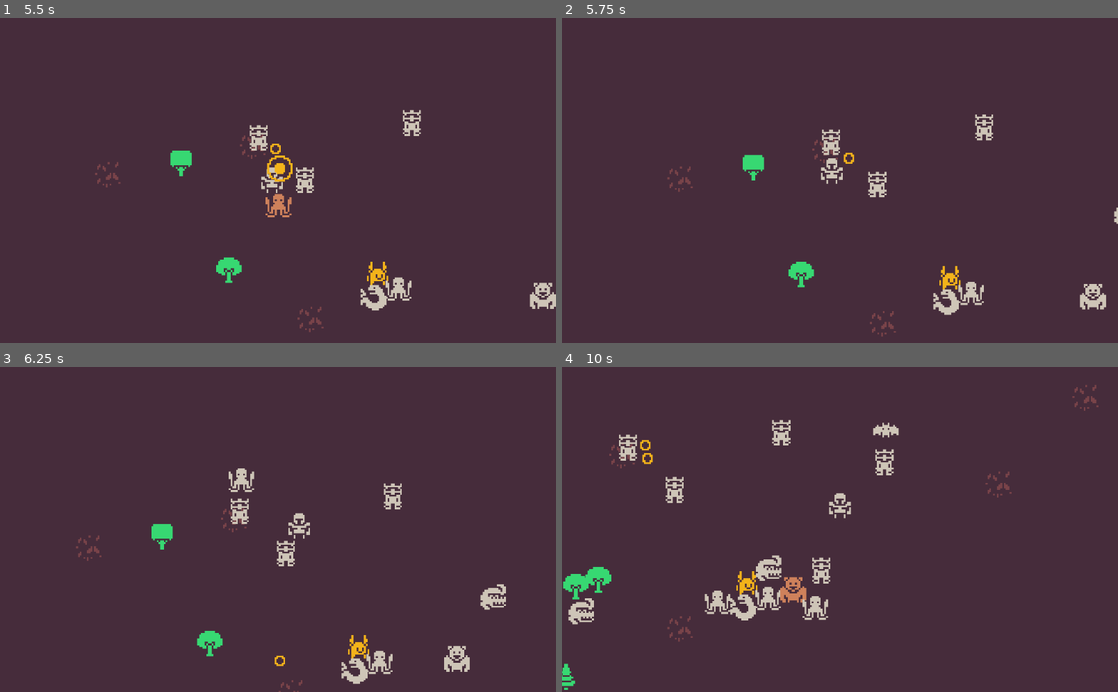
Above: before the commit, frames 1-4 (two rows, left to right).
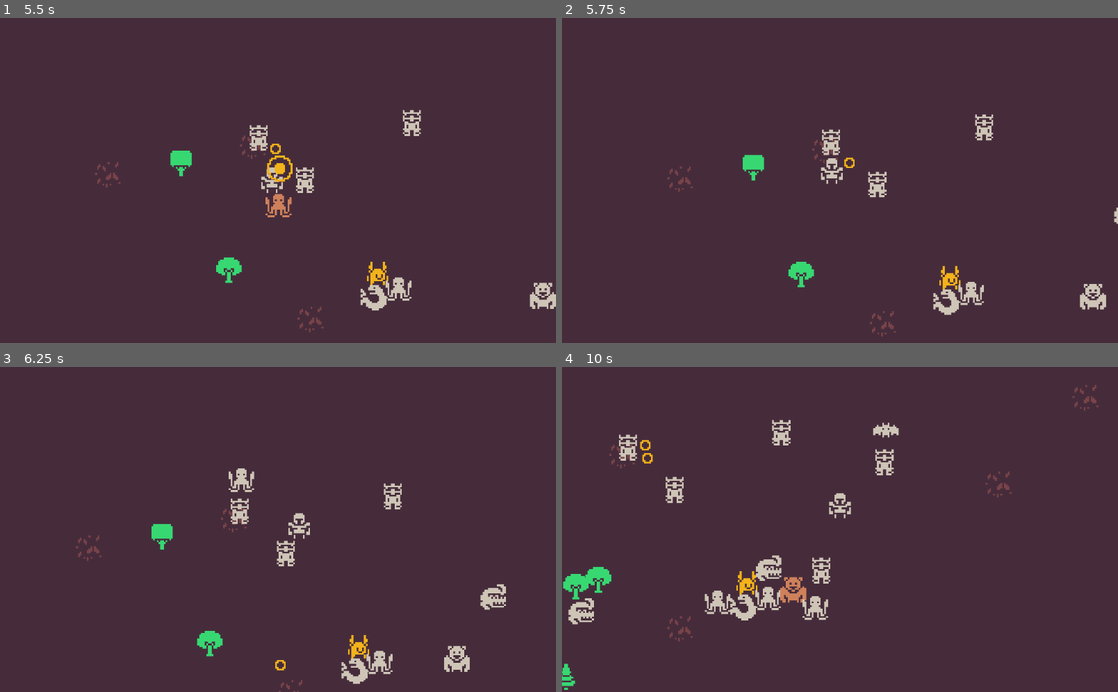
Above: after the commit, the same moments.

Repository: dsg-jam/LD46
Game: Godot game, scene res://assets/scenes/test.tscn
Same seed, same stepped clock (60 frames per second), same inputs: the game is played once before the commit and once after it.
Inputs:
- Up to frame 1 (5.5 s): tap Enter at 0.5 s; hold Up (player_up) 0.53-2.03 s; tap F (player_mine) every 1.5 s from 0.6 to 5.1 s; tap G (player_place_turret) at 1.35, 2.85, 4.35 s; hold Left (player_left) 2.03-3.53 s; hold Down (player_down) 3.53-4.28 s; hold Right (player_right) 4.28-5.03 s; hold Up (player_up) from 5.03 s (still down)
- Up to frame 2 (5.75 s): keep holding Up (player_up)
- Up to frame 3 (6.25 s): release Up (player_up) at 5.78 s; hold Right (player_right) from 5.78 s (still down); tap G (player_place_turret) at 5.85 s
- Up to frame 4 (10 s): tap F (player_mine) at 6.6, 8.1, 9.6 s; tap G (player_place_turret) at 7.35, 8.85 s; release Right (player_right) at 8.03 s; hold Down (player_down) 8.03-8.78 s; hold Left (player_left) 8.78-9.53 s; hold Up (player_up) from 9.53 s (still down)

Frame 1 is identical in both runs. In frame 2, less than 0.1% of the frame differs, in the area x 50-53%, y 41-47%; in frame 3, less than 0.1%; in frame 4, less than 0.1%.

Commit message:
still handle collision after bullet disable

Diff:
--- a/assets/scripts/BulletControl.gd
+++ b/assets/scripts/BulletControl.gd
@@ -7,25 +7,29 @@
 var last_dir = Vector2(0, 0)
 var resetted_timer = false
 
+func handle_collision(collision: KinematicCollision2D) -> void:
+	if not collision:
+		return
+
+	var collider = collision.get_collider()
+	if collider.is_in_group("enemies"):
+		if not collider.reduce_health(damage):
+			collider.queue_free()
+		queue_free()
+	elif collider.is_in_group("resources"):
+		collider.get_parent().remove()
+		queue_free()
+
 func _physics_process(delta):
-	if resetted_timer:
-		move_and_collide(last_dir*speed*delta)
-	elif is_instance_valid(enemy_body):
-		var dir = (enemy_body.position - position).normalized()
-		last_dir = dir
-		var is_collision = move_and_collide(dir*speed*delta)
-		if is_collision:
-			var collider = is_collision.get_collider()
-			if collider.is_in_group("enemies"):
-				if not collider.reduce_health(damage):
-					collider.queue_free()
-				queue_free()
-			elif collider.is_in_group("resources"):
-				collider.get_parent().remove()
-				queue_free()
-	else:
-		$Timer.start(max(0.01, $Timer.get_time_left()-7))
-		resetted_timer = true
+	if not resetted_timer:
+		if is_instance_valid(enemy_body):
+			last_dir = (enemy_body.position - position).normalized()
+		else:
+			$Timer.start(max(0.01, $Timer.get_time_left()-7))
+			resetted_timer = true
+
+	var collision := move_and_collide(last_dir*speed*delta)
+	handle_collision(collision)
 
 
 func _on_Timer_timeout():
